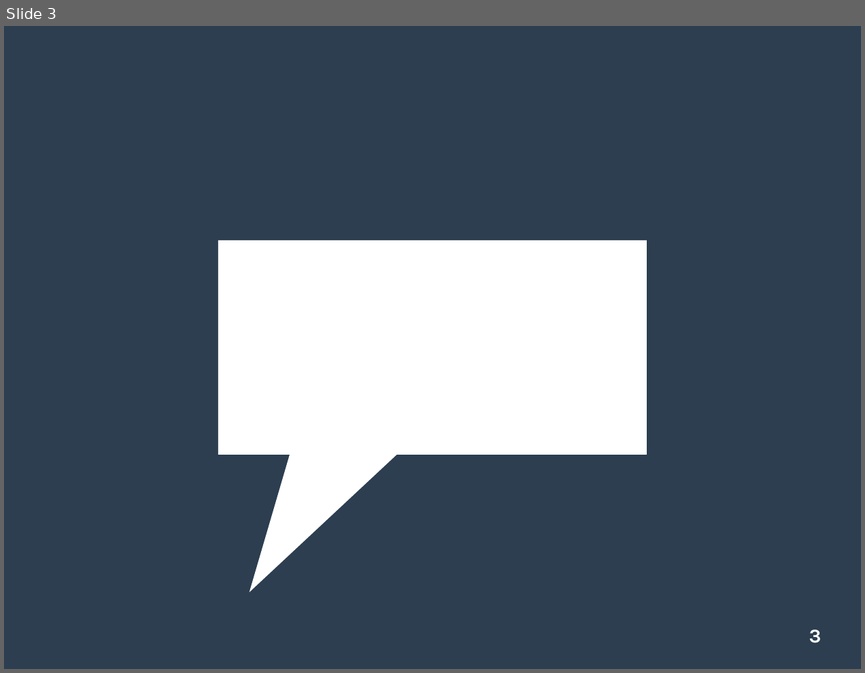
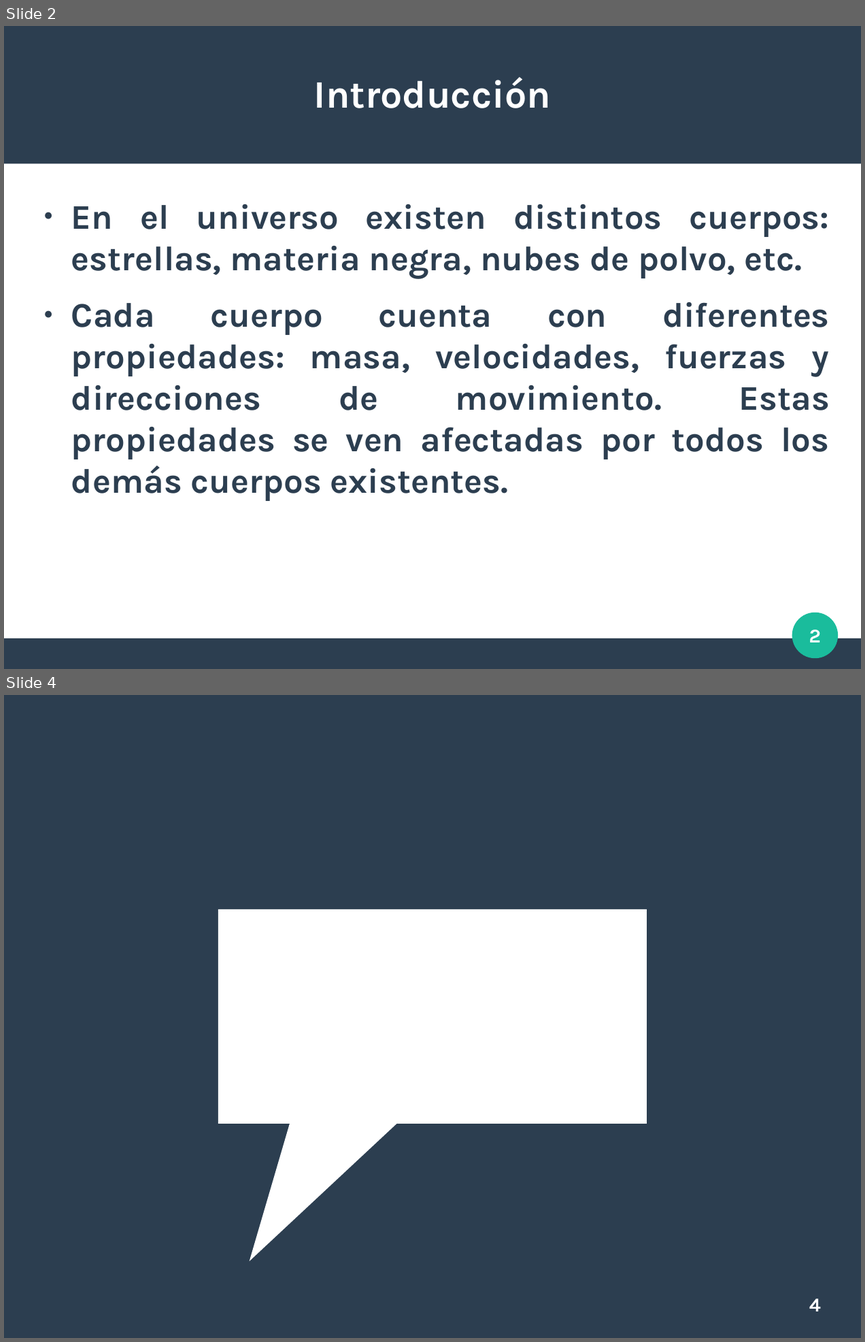
Before and after one commit to javier-a-agustin/tp-final-Introduccion-a-la-Concurrencia-2020, a slide deck: presentacion.odp. Shown one above the other, each under a label of ours: slide 3 before the commit, slides 2 and 4 after it; the slides between them are not shown. The pictures are 865x673 and 865x1342 pixels, drawn with LibreOffice and Linux fonts; fonts in the diff are those of the drawing. Boxes give left, top, right and bottom in pixels: in the first picture for what was removed or moved away, otherwise in the second. Text is boxed around its words. In the diff, an @@ line names an element or a change of style, - is before the commit and + after.

```diff
--- a/presentacion.odp
+++ b/presentacion.odp
@@ slide 2 added at [4, 26, 861, 669], background #FFFFFF @@
@@ rectangle added at [4, 26, 861, 163], fill #2C3E50 @@
@@ title added at [314, 77, 551, 108], 36 pt, text #FFFFFF, bold @@
+Introducción
@@ text added at [71, 204, 830, 501], 32 pt, text #2C3E50, bold @@
+● En el universo existen distintos cuerpos: estrellas, materia negra, nubes de polvo, etc.
+● Cada cuerpo cuenta con diferentes propiedades: masa, velocidades, fuerzas y direcciones de movimiento. Estas propiedades se ven afectadas por todos los demás cuerpos existentes.
@@ ellipse added at [792, 612, 838, 658], fill #1ABC9C @@
@@ page number added at [809, 629, 821, 642], 18 pt, text #FFFFFF, bold @@
+2
@@ rectangle added at [4, 638, 861, 668], fill #2C3E50 @@
@@ what was slide 3 is now slide 4 @@
@@ page number at [809, 1298, 821, 1311]: text changed @@
-3
+4
```
Also in this commit, not shown: 1 slide changed, 1 other slide added, 1 slide removed, 2 other files.
